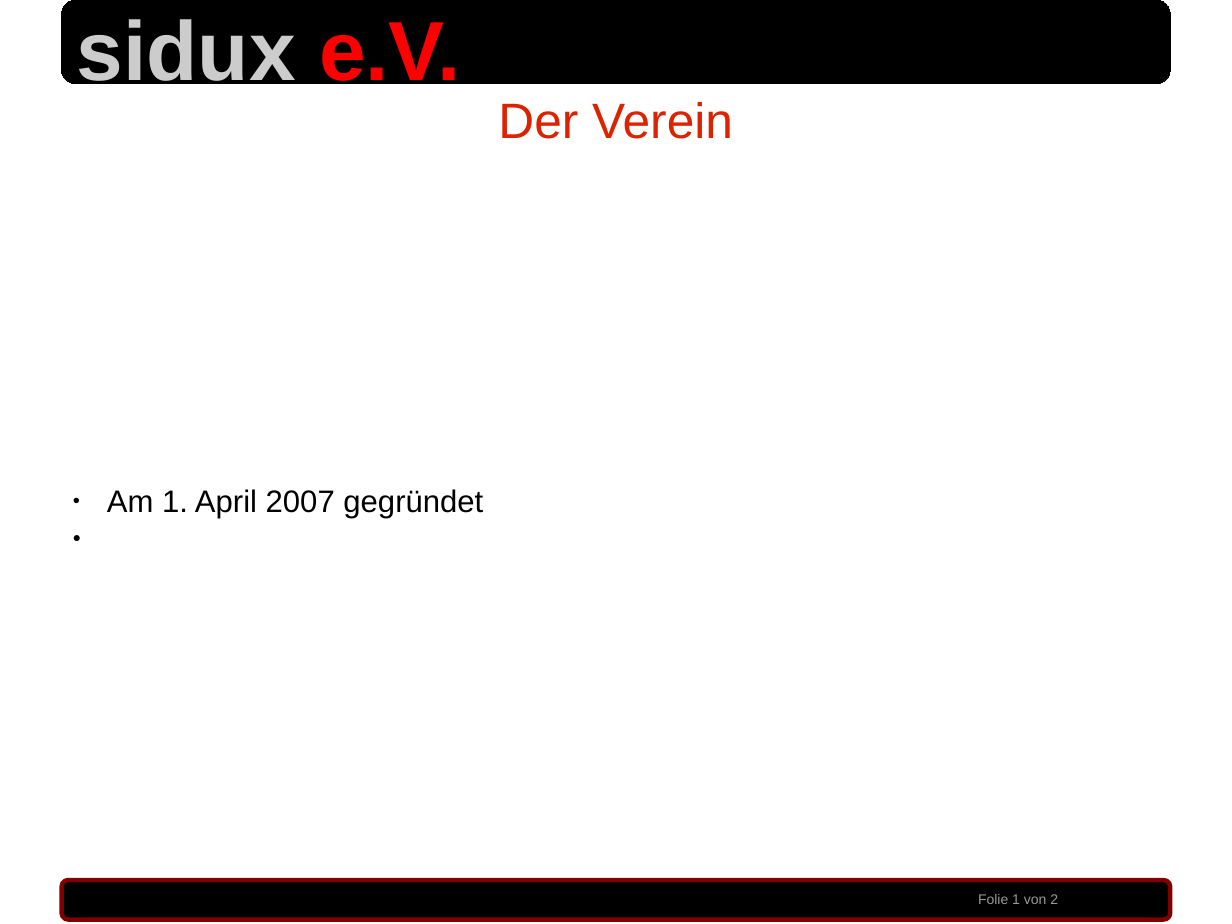
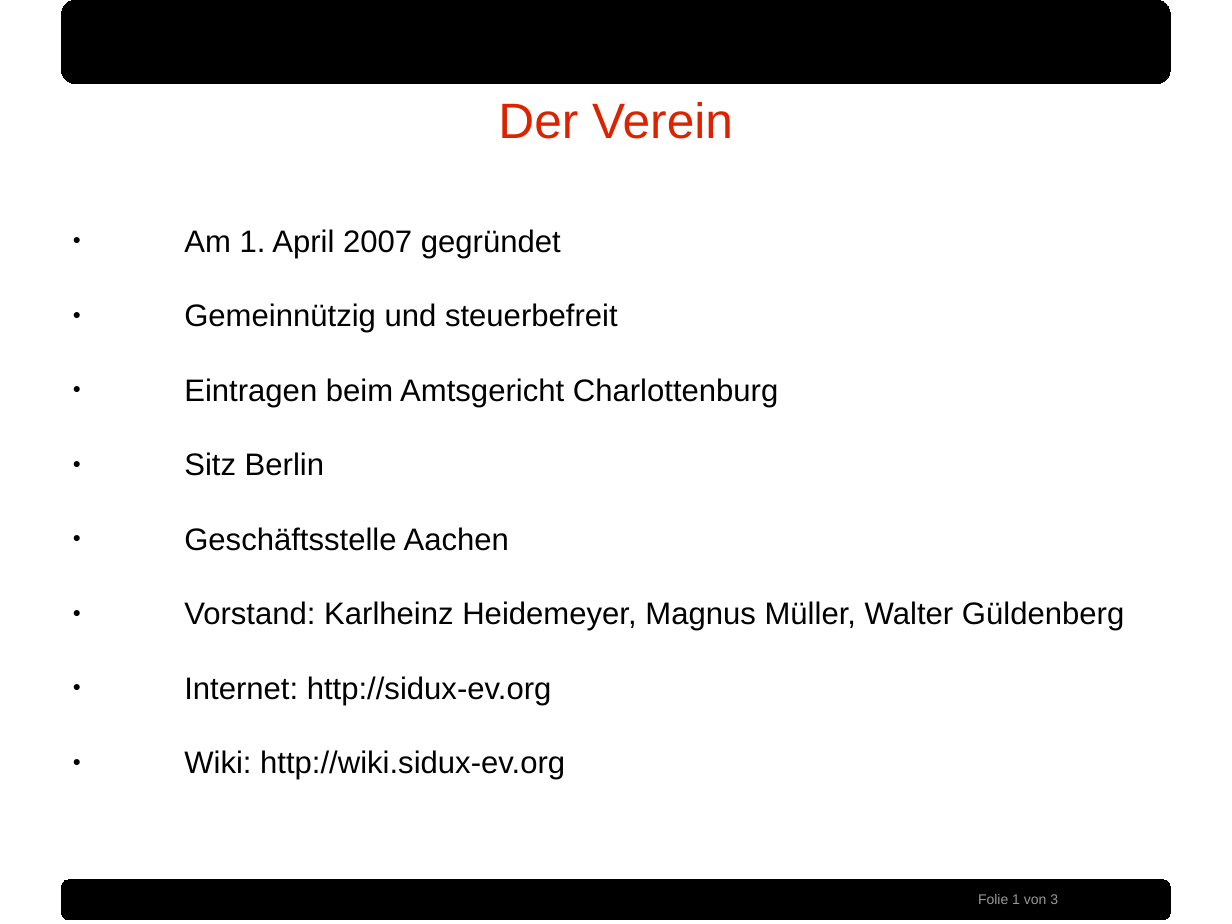
Before and after one commit to sidux-ev/praesentation, a slide deck: slide 1 of bin/froscon2012.odp. Drawn at 1232x924 pixels with LibreOffice and Linux fonts; fonts in the diff are those of the drawing; background and template pictures are left out. Boxes give left, top, right and bottom in pixels: in the first picture for what was removed or moved away, otherwise in the second. Text is boxed around its words. In the diff, an @@ line names an element or a change of style, - is before the commit and + after.

```diff
--- a/bin/froscon2012.odp
+++ b/bin/froscon2012.odp
@@ text removed at box(77, 19, 460, 96) @@
-sidux e.V.
@@ text at box(184, 303, 1124, 780): paragraphs added @@
+● Gemeinnützig und steuerbefreit
+● Eintragen beim Amtsgericht Charlottenburg
+● Sitz Berlin
+● Geschäftsstelle Aachen
+● Vorstand: Karlheinz Heidemeyer, Magnus Müller, Walter Güldenberg
+● Internet: http://sidux-ev.org
+● Wiki: http://wiki.sidux-ev.org
@@ rounded rectangle at box(61, 880, 1171, 919): outline #800000 2.83 pt to #000000 0 pt @@
@@ text at box(978, 894, 1058, 904): text changed @@
-Folie 1 von 2
+Folie 1 von 3
```
Also in this commit, not shown: 1 other slide changed, 1 slide added.
